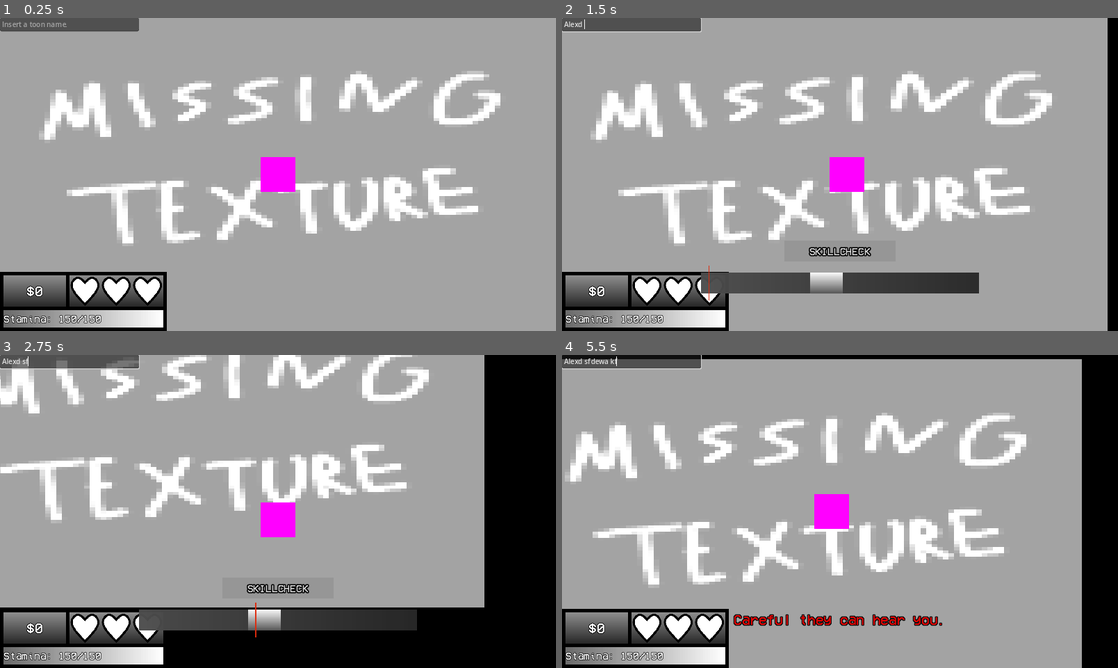
Above: before the commit, frames 1-4 (two rows, left to right).
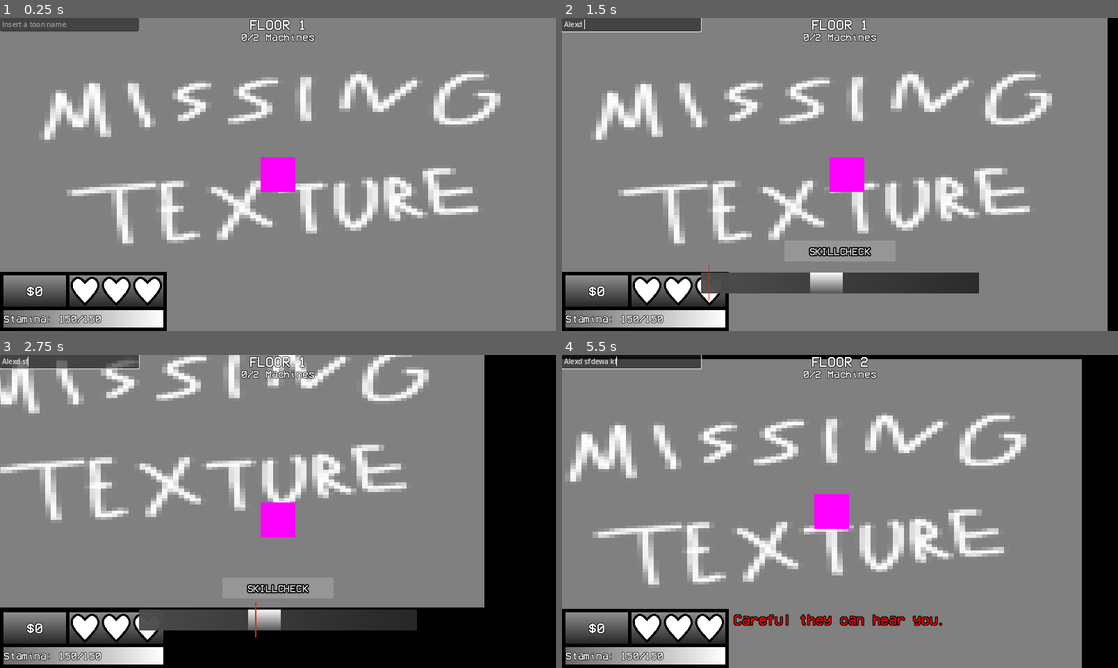
Above: after the commit, the same moments.

Repository: ClassicBoost/The-Roland-Facility
Game: Godot game, scene res://scenes/trf/test.tscn
Same seed, same stepped clock (60 frames per second), same inputs: the game is played once before the commit and once after it. This scene is started directly instead of the project's main scene.
Inputs (mouse positions are in pixels of both pictures, inside the frame that each line leads up to):
- Up to frame 1 (0.25 s): no input
- Up to frame 2 (1.5 s): click (628, 24) at 0.52 s; type "Alex" at 0.6 s; hold D (right) from 1.28 s (still down); tap Space (accept) at 1.35 s
- Up to frame 3 (2.75 s): release D (right) at 2.03 s; hold S (down) from 2.03 s (still down); tap F (activeability) at 2.1 s
- Up to frame 4 (5.5 s): release S (down) at 2.78 s; hold D (right) 2.78-3.53 s; tap E (interact) at 2.85 s; hold W (up) 3.53-4.28 s; tap Shift (sprint) at 3.6 s; hold A (left) from 4.28 s (still down); tap Space (accept) at 4.35 s; tap K (debug2, bound only after the commit) at 4.9 s; tap F (activeability) at 5.1 s

The runs differ from the first frame. In frame 1, 88% of the frame differs, in the area x 0-100%, y 0-100%; in frame 2, 82%; in frame 3, 63%; in frame 4, 80%.

Commit message:
floor events

Diff:
--- a/project.godot
+++ b/project.godot
@@ -78,6 +78,11 @@
 "events": [Object(InputEventKey,"resource_local_to_scene":false,"resource_name":"","device":-1,"window_id":0,"alt_press …(192 unchanged characters)…
 ]
 }
+debug2={
+"deadzone": 0.5,
+"events": [Object(InputEventKey,"resource_local_to_scene":false,"resource_name":"","device":-1,"window_id":0,"alt_pressed":false,"shift_pressed":false,"ctrl_pressed":false,"meta_pressed":false,"pressed":false,"keycode":0,"physical_keycode":75,"key_label":0,"unicode":107,"location":0,"echo":false,"script":null)
+]
+}
 
 [rendering]
 
--- a/scenes/trf/objects/hud.tscn
+++ b/scenes/trf/objects/hud.tscn
@@ -225,4 +225,31 @@
 offset_bottom = 31.0
 placeholder_text = "Insert a toon name."
 
+[node name="Floor" type="NinePatchRect" parent="."]
+layout_mode = 0
+offset_left = 384.0
+offset_right = 896.0
+offset_bottom = 128.0
+
+[node name="floor_number" type="Label" parent="Floor"]
+layout_mode = 0
+offset_right = 512.0
+offset_bottom = 32.0
+theme_override_constants/outline_size = 4
+theme_override_fonts/font = ExtResource("2_6y8w7")
+theme_override_font_sizes/font_size = 32
+text = "FLOOR 1"
+horizontal_alignment = 1
+
+[node name="machines" type="Label" parent="Floor"]
+layout_mode = 0
+offset_top = 32.0
+offset_right = 512.0
+offset_bottom = 64.0
+theme_override_constants/outline_size = 4
+theme_override_fonts/font = ExtResource("2_6y8w7")
+theme_override_font_sizes/font_size = 24
+text = "0/2 Machines"
+horizontal_alignment = 1
+
 [connection signal="text_submitted" from="Debug/toon" to="." method="toon_name_debug"]
--- a/scenes/trf/scripts/characters/player.gd
+++ b/scenes/trf/scripts/characters/player.gd
@@ -1,6 +1,7 @@
 extends CharacterBody2D
 
 @onready var scthing = get_owner().get_node("HUD/skillcheck")
+@onready var floorShit = get_owner().get_node("the_floor")
 var input_direction = Vector2(0,0)
 
 @export var toonName:String = ""
@@ -62,6 +63,9 @@
 		maxHealth = 2
 	else:
 		maxHealth = 3
+
+	if floorShit.gonnaDie == 2:
+		health = 0
 
 	if onMachine and not scthing.activateSkillCheck:
 		skillChanceTimer -= 1 * delta
--- a/scenes/trf/scripts/floordata.gd
+++ b/scenes/trf/scripts/floordata.gd
@@ -1,7 +1,42 @@
 extends Panel
 # I'm lazy
+@export var game_lunaticMode:bool = false
 
+#region Events
 @export var blackout:bool = false
+@export var blackoutPre:int = 0
+@export var gasleak:bool = false
+@export var redlights:bool = false
+@export var notwisteds:bool = false # always set to true on first floor
+
+@export var blackoutChance:float = 0
+@export var gasleakChance:float = 0
+@export var redlightsChance:float = 0
+@export var notwistedsChance:float = 0
+
+var blackoutTimer:float = 30
+var blackoutFailedAttempts:int = 0
+
+var chanceValue = [
+		[5, 2.5],
+		[1, 0.5],
+	]
+var chanceCap = [
+		[100, 75],
+		[20, 10],
+]
+
+@export var repairSet:bool = false
+#endregion
+
+@export var machinesComplete:int = 0
+@export var machinesTotal:int = 2
+@export var panicMode:bool = false
+var panictimeLeft:float = 60
+var timeint:int = 60
+var gonnaDie:int = 0
+
+@export var floorNumber:int = 1
 
 # Called when the node enters the scene tree for the first time.
 func _ready():
@@ -9,5 +44,93 @@
 
 
 # Called every frame. 'delta' is the elapsed time since the previous frame.
-func _process(_delta):
-	pass
+func _process(delta):
+	if floorNumber == 1:
+		notwisteds = true
+
+#region Panic Mode
+	if panicMode:
+		panictimeLeft -= 1 * delta
+		if panictimeLeft < 0:
+			panictimeLeft = 1
+			gonnaDie += 1
+		if int(panictimeLeft) != timeint and gonnaDie < 2:
+			timeint = int(panictimeLeft)
+			$ping.play()
+	else:
+		panictimeLeft = 60
+#endregion
+
+	if OS.is_debug_build() and Input.is_action_just_pressed("debug2"):
+		newFloor()
+
+#region Blackout
+	if blackoutPre >= 1 and not blackout:
+		blackoutTimer -= 1 * delta
+		if blackoutTimer < 0:
+			var rng = randf_range(0, 1)
+			if blackoutPre == 1:
+				if (rng > 0.5 or blackoutFailedAttempts > 5):
+					print('blackoutchanceSucceed')
+					if blackoutPre == 1:
+						$blackout_uhoh.play()
+					blackoutPre = 2
+				else:
+					blackoutTimer = 30
+					blackoutFailedAttempts += 1
+					print('blackoutchanceFailed')
+
+			if blackoutTimer < -10:
+				blackout = true
+				$lights_shut.play()
+	else:
+		blackoutTimer = 30
+#endregion
+
+
+func newFloor():
+#region New Floor
+	blackoutPre = 0
+	blackout = false
+	gasleak = false
+	redlights = false
+	notwisteds = false
+	floorNumber += 1
+
+	if floorNumber > 2:
+		blackoutChance += chanceValue[0][int(repairSet)] * (int(game_lunaticMode)+1)
+	if floorNumber > 9:
+		gasleakChance += chanceValue[1][int(repairSet)] * (int(game_lunaticMode)+1)
+		redlightsChance += 0.25 * (int(game_lunaticMode)+1)
+		notwistedsChance += 0.1 / (int(game_lunaticMode)+1)
+
+	if blackoutChance > chanceCap[0][int(repairSet)]:
+		blackoutChance = chanceCap[0][int(repairSet)]
+	if gasleakChance > chanceCap[1][int(repairSet)]:
+		gasleakChance = chanceCap[1][int(repairSet)]
+	var maxChanceLol:int = 1 + (int(game_lunaticMode)*9)
+	if redlightsChance > maxChanceLol:
+		redlightsChance = maxChanceLol
+	if notwistedsChance > 0.5:
+		notwistedsChance = 0.5
+
+	print('Blackout Chance:' + str(blackoutChance) + '%\nGas Leak Chance:' + str(gasleakChance) + '%\nRed Lights Chance:' + str(redlightsChance) + '%\nNo Twisteds Chance:' + str(notwistedsChance) + '%')
+
+	var bkoRNG = randf_range(0, 100)
+	var gslRNG = randf_range(0, 100)
+	var rdlRNG = randf_range(0, 100)
+	var ntwRNG = randf_range(0, 100)
+
+	if bkoRNG < blackoutChance:
+		blackoutPre = 1
+		print('blackout incoming!')
+	if gslRNG < gasleakChance:
+		gasleak = true
+		print('gas leak incoming!')
+	if rdlRNG < redlightsChance and blackoutPre == 0: # no point having them be red if it's a blackout.
+		redlights = true
+		print('lights shall be red!')
+	if ntwRNG < notwistedsChance:
+		notwisteds = true
+		print('no twisteds!')
+#endregion
--- a/scenes/trf/scripts/hud.gd
+++ b/scenes/trf/scripts/hud.gd
@@ -12,6 +12,9 @@
 @onready var heart1 = $health/heart1
 @onready var heart2 = $health/heart2
 @onready var heart3 = $health/heart3
+
+@onready var floorNum = $Floor/floor_number
+@onready var machNum = $Floor/machines
 
 # Called when the node enters the scene tree for the first time.
 func _ready():
@@ -50,6 +53,12 @@
 	else:
 		activeCooldown.hide()
 
+	floorNum.text = 'FLOOR ' + str(the_floor.floorNumber)
+	if (the_floor.panicMode):
+		machNum.text = str(int(the_floor.panictimeLeft)) + ' seconds left!'
+	else:
+		machNum.text = str(the_floor.machinesComplete) + '/' + str(the_floor.machinesTotal) + ' Machines'
+
 
 	healthUpdate(player.health, player.main)
 
--- a/scenes/trf/test.tscn
+++ b/scenes/trf/test.tscn
@@ -1,10 +1,14 @@
-[gd_scene load_steps=9 format=3 uid="uid://bxc52isy07joo"]
+[gd_scene load_steps=13 format=3 uid="uid://bxc52isy07joo"]
 
 [ext_resource type="Texture2D" uid="uid://b4eowmxm611is" path="res://assets/graphics/missing.png" id="1_h0s6o"]
 [ext_resource type="Script" path="res://scenes/trf/scripts/floordata.gd" id="1_jtf4s"]
 [ext_resource type="PackedScene" uid="uid://ce1hj13r5d67u" path="res://scenes/trf/objects/player.tscn" id="2_rq4m2"]
+[ext_resource type="AudioStream" uid="uid://b2jjei3enpnmq" path="res://assets/audio/sounds/floor/clock_tick_fade.ogg" id="2_xqvrc"]
 [ext_resource type="PackedScene" uid="uid://dktpjmfgyxawi" path="res://scenes/trf/objects/hud.tscn" id="3_iigak"]
+[ext_resource type="AudioStream" uid="uid://b1via7bo3bjb7" path="res://assets/audio/sounds/floor/lights_shut_off.ogg" id="3_itm3p"]
+[ext_resource type="AudioStream" uid="uid://dthdud0hjngjd" path="res://assets/audio/sounds/floor/electronic_ping_short.ogg" id="4_r3j47"]
 [ext_resource type="PackedScene" uid="uid://dr1xgsnlae4da" path="res://scenes/trf/objects/skillcheck.tscn" id="5_t2ehe"]
+[ext_resource type="FontFile" uid="uid://cxw0w38m3cye4" path="res://assets/fonts/vcr.ttf" id="6_qk7h5"]
 
 [sub_resource type="RectangleShape2D" id="RectangleShape2D_5yldh"]
 size = Vector2(58, 58)
@@ -22,6 +26,16 @@
 offset_right = 40.0
 offset_bottom = 40.0
 script = ExtResource("1_jtf4s")
+
+[node name="blackout_uhoh" type="AudioStreamPlayer" parent="the_floor"]
+stream = ExtResource("2_xqvrc")
+
+[node name="lights_shut" type="AudioStreamPlayer" parent="the_floor"]
+stream = ExtResource("3_itm3p")
+
+[node name="ping" type="AudioStreamPlayer" parent="the_floor"]
+stream = ExtResource("4_r3j47")
+volume_db = -10.0
 
 [node name="Sprite2D" type="Sprite2D" parent="."]
 position = Vector2(640, 360)
@@ -43,7 +57,19 @@
 
 [node name="skillcheck" parent="HUD" instance=ExtResource("5_t2ehe")]
 
+[node name="debug" type="Label" parent="HUD"]
+visible = false
+offset_left = 480.0
+offset_top = 24.0
+offset_right = 800.0
+offset_bottom = 256.0
+theme_override_constants/outline_size = 4
+theme_override_fonts/font = ExtResource("6_qk7h5")
+theme_override_font_sizes/font_size = 16
+horizontal_alignment = 1
+
 [node name="PointLight2D" type="PointLight2D" parent="."]
+visible = false
 position = Vector2(192, 320)
 scale = Vector2(128.5, 128.5)
 energy = 0.27
Not shown, added: assets/audio/sounds/floor/clock_tick_fade.ogg.import
Not shown, added: assets/audio/sounds/floor/electronic_ping_short.ogg.import
Not shown, added: assets/audio/sounds/floor/lights_shut_off.ogg.import
Not shown, added: assets/audio/sounds/floor/clock_tick_fade.ogg
Not shown, added: assets/audio/sounds/floor/electronic_ping_short.ogg
Not shown, added: assets/audio/sounds/floor/lights_shut_off.ogg
